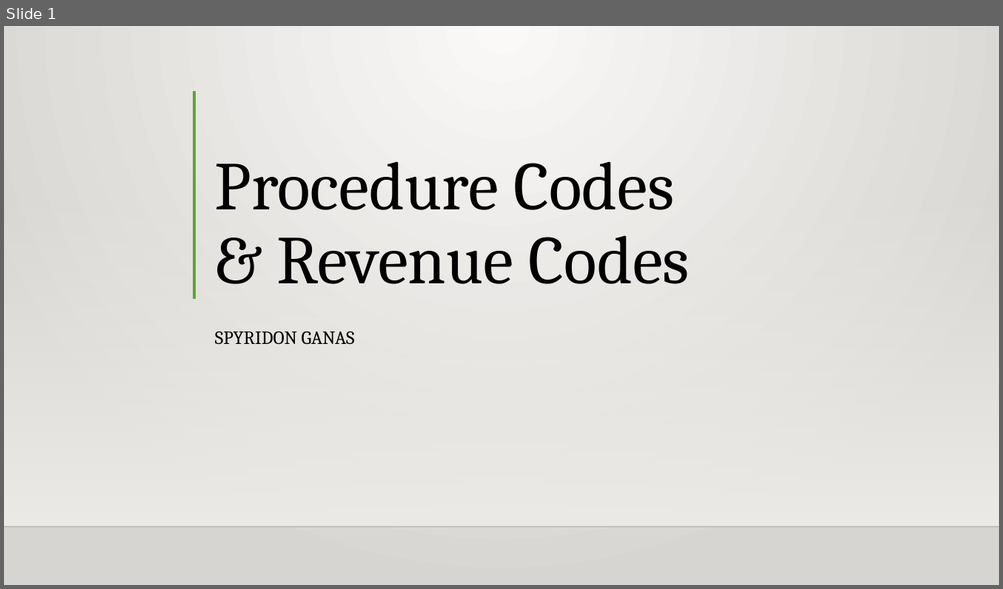
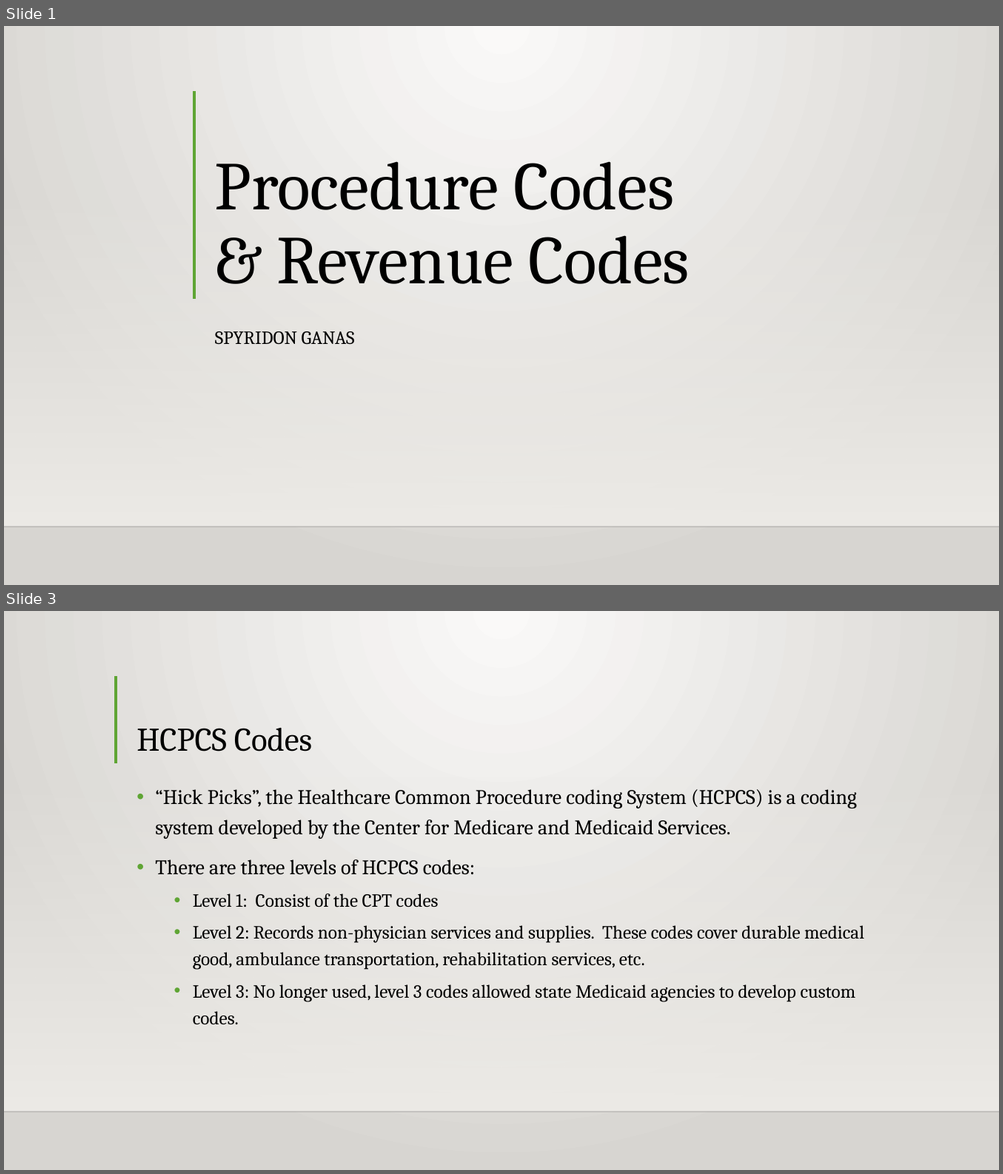
Before and after one commit to Intro-to-APCD/Intro-to-APCD.github.io, a slide deck: PowerPoints/Phase 3 - Claims Terminology/014 What are Procedure Codes and Revenue Codes.pptx. Shown one above the other, each under a label of ours: slide 1 before the commit, slides 1 and 3 after it; the slides between them are not shown. The pictures are 1003x589 and 1003x1174 pixels, drawn with LibreOffice and Linux fonts; fonts in the diff are those of the drawing; background and template pictures are left out. Boxes give left, top, right and bottom in pixels: in the first picture for what was removed or moved away, otherwise in the second. Text is boxed around its words. In the diff, an @@ line names an element or a change of style, - is before the commit and + after.

```diff
--- a/PowerPoints/Phase 3 - Claims Terminology/014 What are Procedure Codes and Revenue Codes.pptx
+++ b/PowerPoints/Phase 3 - Claims Terminology/014 What are Procedure Codes and Revenue Codes.pptx
@@ slide 3 added at [4,611,999,1170], background gradient #FAFAF9 to #D7D5D2; not listed: 2 template elements that a slide beside it also shows @@
@@ line added from (116, 676) to (116, 763), #5FA534 3 pt @@
@@ title added at [136,728,312,752], 32 pt, text #000000 @@
+HCPCS Codes
@@ text added at [155,789,864,1025], 18 pt, text #000000 @@
+• “Hick Picks”, the Healthcare Common Procedure coding System (HCPCS) is a coding system developed by the Center for Medicare and Medicaid Services.
+• There are three levels of HCPCS codes:
+  • Level 1: Consist of the CPT codes
+  • Level 2: Records non-physician services and supplies. These codes cover durable medical good, ambulance transportation, rehabilitation services, etc.
+  • Level 3: No longer used, level 3 codes allowed state Medicaid agencies to develop custom codes.
```
Also in this commit, not shown: 1 slide changed, 2 other slides added, 3 slides removed, 3 other files.
